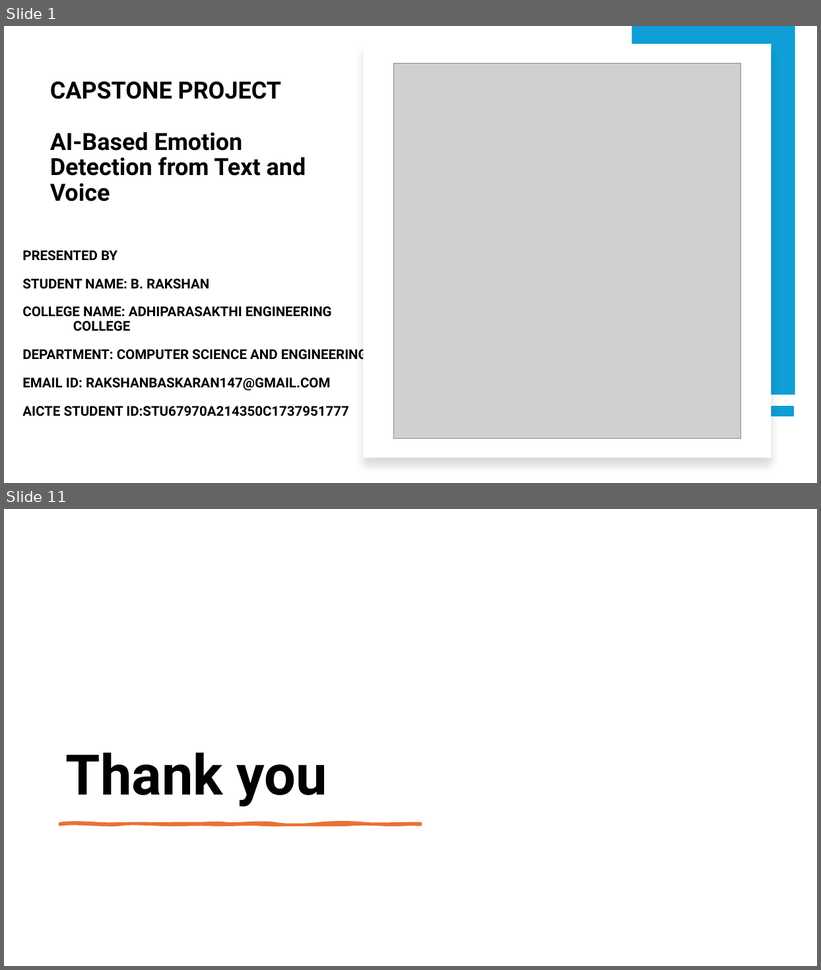
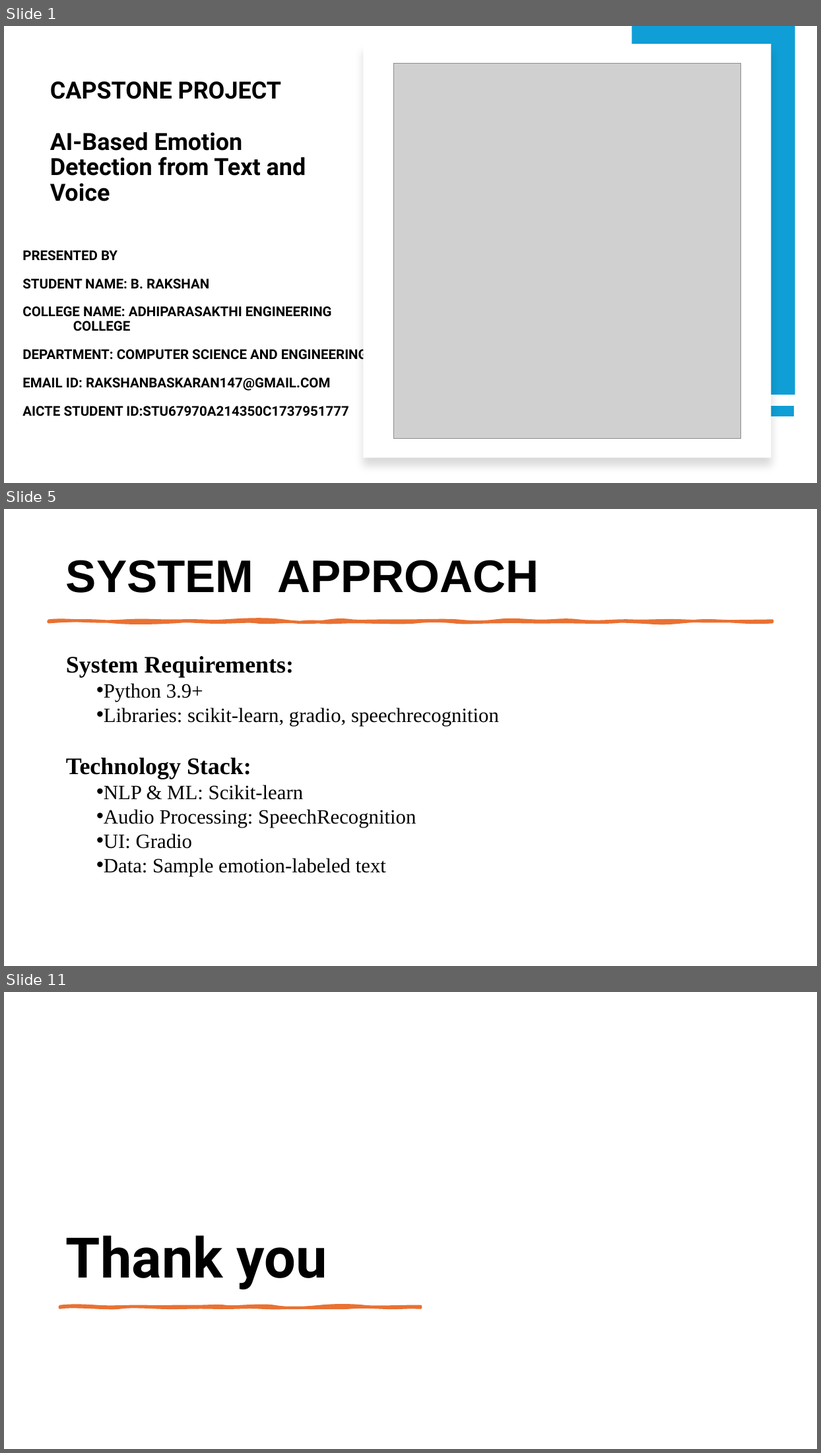
Before and after one commit to Rakshan1407/Edunet_Project, a slide deck: Project_ML.pptx. Shown one above the other, each under a label of ours: slides 1 and 11 before the commit, slides 1, 5 and 11 after it; the slides between them are not shown. The pictures are 821x970 and 821x1453 pixels, drawn with LibreOffice and Linux fonts; fonts in the diff are those of the drawing; grey boxes stand for pictures. Boxes give left, top, right and bottom in pixels: in the first picture for what was removed or moved away, otherwise in the second. Text is boxed around its words. In the diff, an @@ line names an element or a change of style, - is before the commit and + after.

```diff
--- a/Project_ML.pptx
+++ b/Project_ML.pptx
@@ slide 5 added at [4,509,817,966], background #FFFFFF @@
@@ title added at [66,560,539,593], 54 pt, text #000000, bold @@
+SYSTEM APPROACH
@@ freeform shape added at [48,621,773,622], fill #E97132, outline #E97132 3.25 pt @@
@@ text added at [66,656,499,877], 24 pt, text #000000 @@
+System Requirements:
+  • Python 3.9+
+  • Libraries: scikit-learn, gradio, speechrecognition
+Technology Stack:
+  • NLP & ML: Scikit-learn
+  • Audio Processing: SpeechRecognition
+  • UI: Gradio
+  • Data: Sample emotion-labeled text
```
Also in this commit, not shown: 7 slides changed, 1 other slide added, 2 slides removed.
